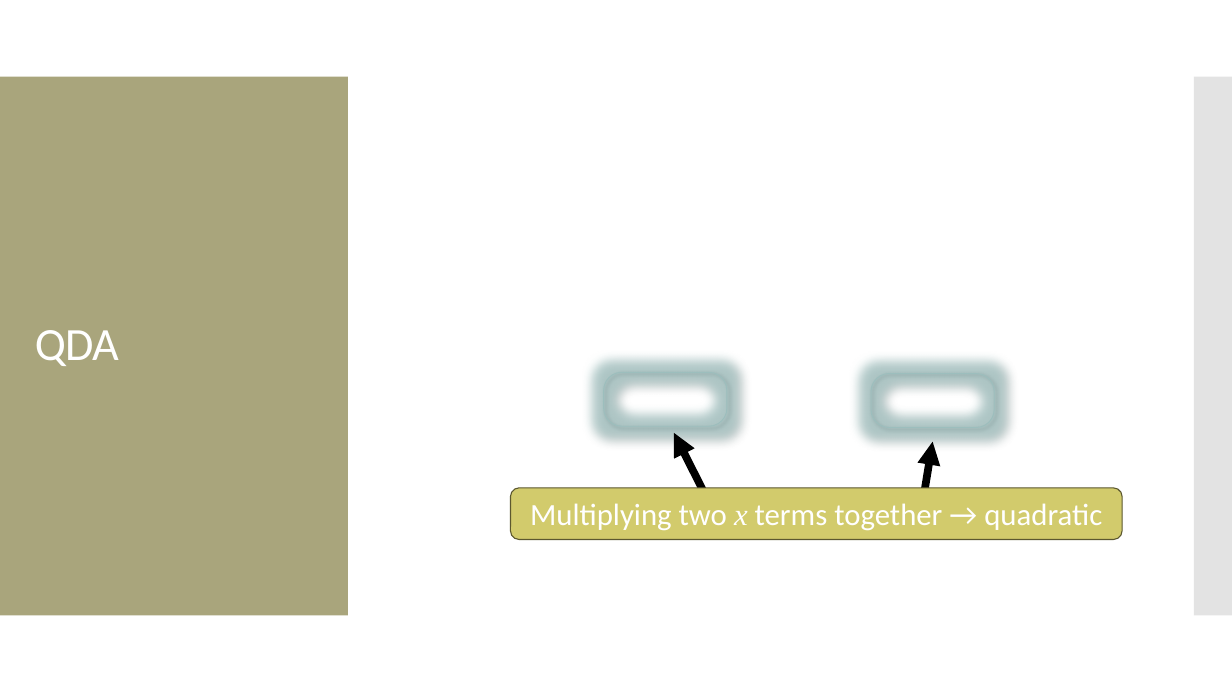
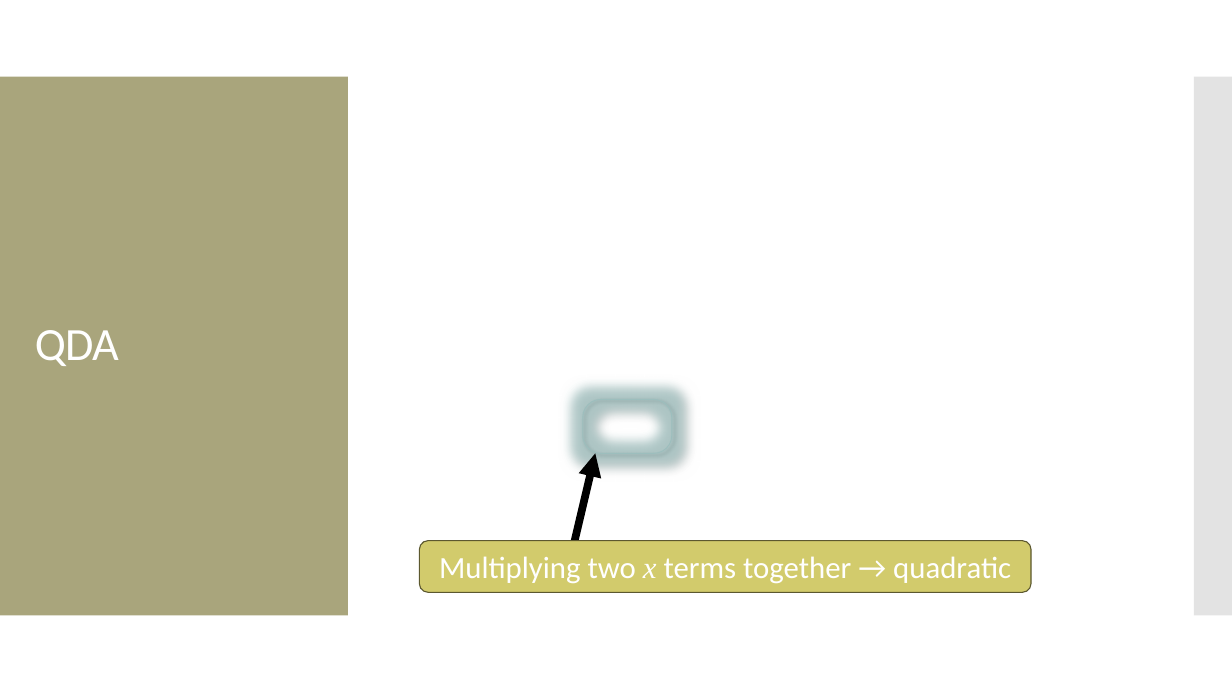
Before and after one commit to amosca01/CAIS380ML-S24, a slide deck: slide 9 of slides/08-QDA-naive-bayes.pptx (slide 39 before the commit). Drawn at 1232x693 pixels with LibreOffice and Linux fonts; fonts in the diff are those of the drawing; grey boxes stand for pictures. Boxes give left, top, right and bottom in pixels: in the first picture for what was removed or moved away, otherwise in the second. Text is boxed around its words. In the diff, an @@ line names an element or a change of style, - is before the commit and + after.

```diff
--- a/slides/08-QDA-naive-bayes.pptx
+++ b/slides/08-QDA-naive-bayes.pptx
@@ rounded rectangle removed at (x1=604, y1=372, x2=726, y2=426) @@
@@ rounded rectangle resized from (x1=872, y1=373, x2=994, y2=427) to (x1=583, y1=399, x2=672, y2=453) @@
@@ arrow removed from (920, 522) to (933, 442) @@
@@ arrow moved from (719, 522) - (674, 433) to (568, 566) - (595, 454) @@
@@ rounded rectangle "Multiplying two x terms together ..." moved from (x1=510, y1=488, x2=1122, y2=540) to (x1=420, y1=541, x2=1031, y2=592) @@
```
Also in this commit, not shown: 2 other slides changed, 15 slides added, 31 slides removed, 9 other files.
